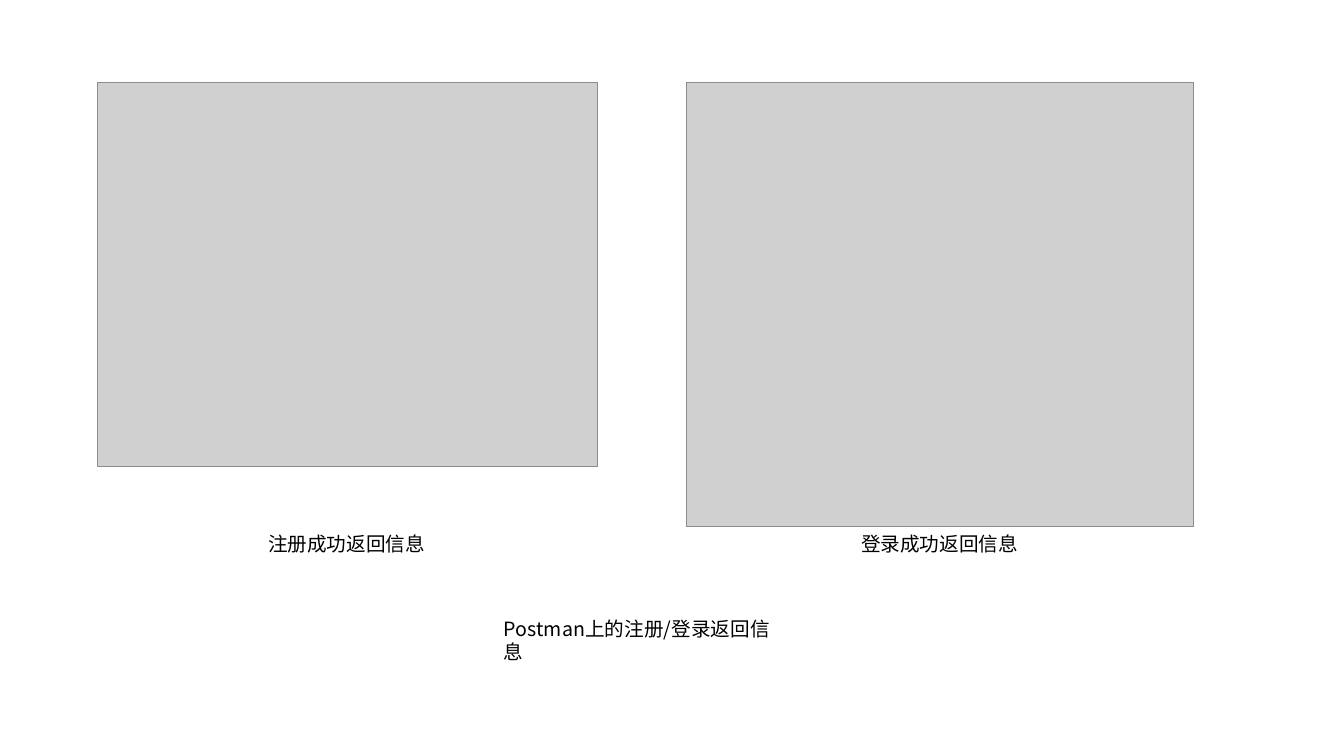
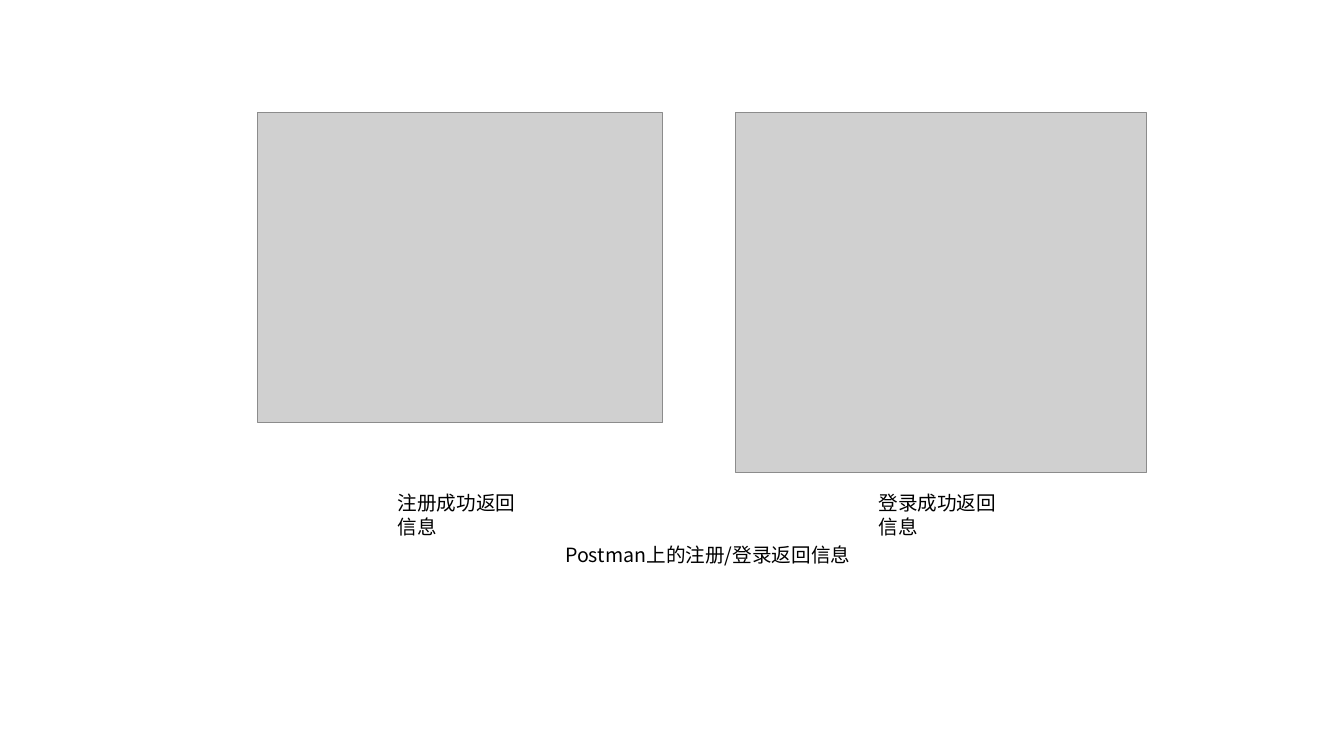
Before and after one commit to goozyshi/Gooit, a slide deck: slide 5 of Gooit自绘图标.pptx. Drawn at 1344x756 pixels with LibreOffice and Linux fonts; fonts in the diff are those of the drawing; grey boxes stand for pictures. Boxes give left, top, right and bottom in pixels: in the first picture for what was removed or moved away, otherwise in the second. Text is boxed around its words. In the diff, an @@ line names an element or a change of style, - is before the commit and + after.

```diff
--- a/Gooit自绘图标.pptx
+++ b/Gooit自绘图标.pptx
@@ picture: place and size @@
-picture at [98,83,598,466]
+picture at [258,112,663,422]
@@ picture: place and size @@
-picture at [688,83,1195,526]
+picture at [736,112,1147,472]
@@ text "注册成功返回信息" rewrapped from [268,534,425,553] to [398,493,516,536] @@
@@ text "登录成功返回信息" rewrapped from [861,534,1018,553] to [878,493,996,536] @@
@@ text "Postman上的注册/登录返回信息" rewrapped from [504,619,770,661] to [565,545,850,566] @@
```
Also in this commit, not shown: 2 other slides changed, 2 slides added, 13 other files.
